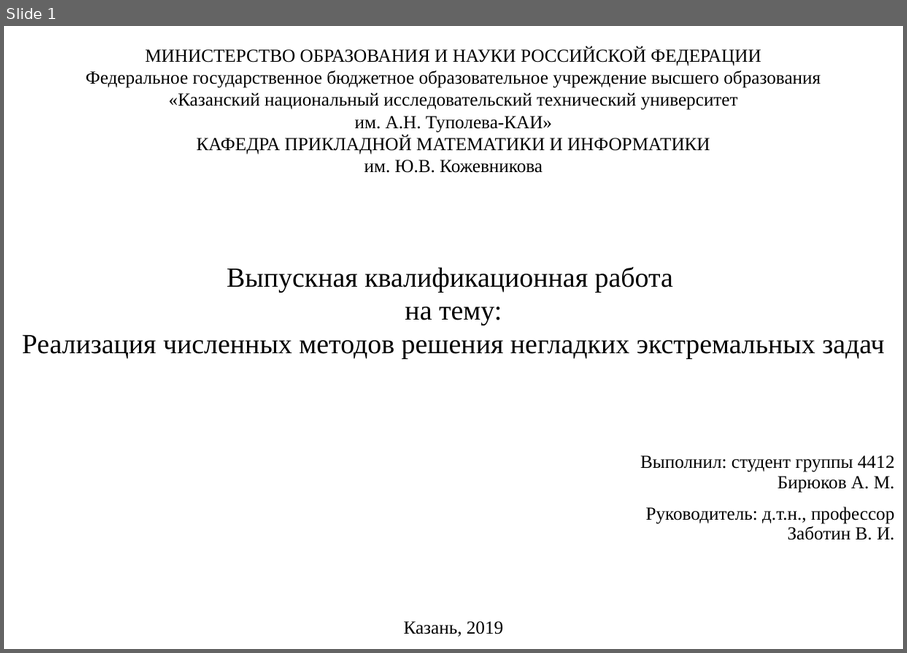
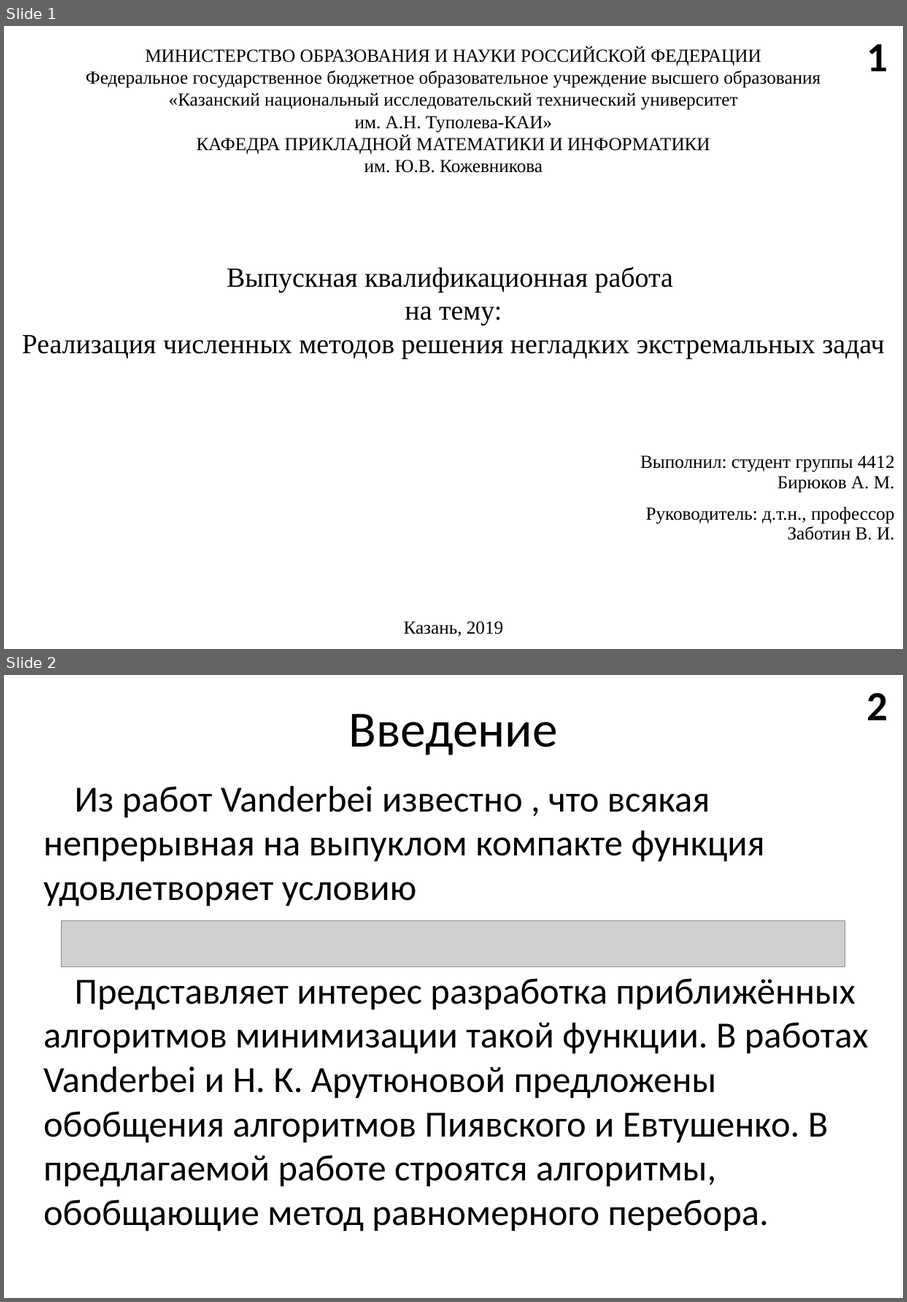
Before and after one commit to EgoPingvina/LipshMinimization, a slide deck: Documentation/Презентация Бирюков 4412.pptx. Shown one above the other, each under a label of ours: slide 1 before the commit, slides 1 and 2 after it. The pictures are 907x653 and 907x1302 pixels, drawn with LibreOffice and Linux fonts; fonts in the diff are those of the drawing; grey boxes stand for pictures. Boxes give left, top, right and bottom in pixels: in the first picture for what was removed or moved away, otherwise in the second. Text is boxed around its words. In the diff, an @@ line names an element or a change of style, - is before the commit and + after.

```diff
--- a/Documentation/Презентация Бирюков 4412.pptx
+++ b/Documentation/Презентация Бирюков 4412.pptx
@@ slide 2 added at (4,675,903,1298), background #FFFFFF @@
@@ text added at (867,693,888,720), 36 pt, text #000000, bold @@
+2
@@ title added at (349,714,557,755), 44 pt, text #000000 @@
+Введение
@@ text added at (43,786,869,1231), 32 pt, text #000000 @@
+Из работ Vanderbei известно , что всякая непрерывная на выпуклом компакте функция удовлетворяет условию
+Представляет интерес разработка приближённых алгоритмов минимизации такой функции. В работах Vanderbei и Н. К. Арутюновой предложены обобщения алгоритмов Пиявского и Евтушенко. В предлагаемой работе строятся алгоритмы, обобщающие метод равномерного перебора.
@@ picture added at (61,921,845,966) @@
@@ slide 1 changed as well @@
@@ text added at (867,44,888,71), 36 pt, text #000000, bold @@
+1
```
Also in this commit, not shown: 12 other slides changed, 3 other slides added, 3 slides removed, 1 other file.
